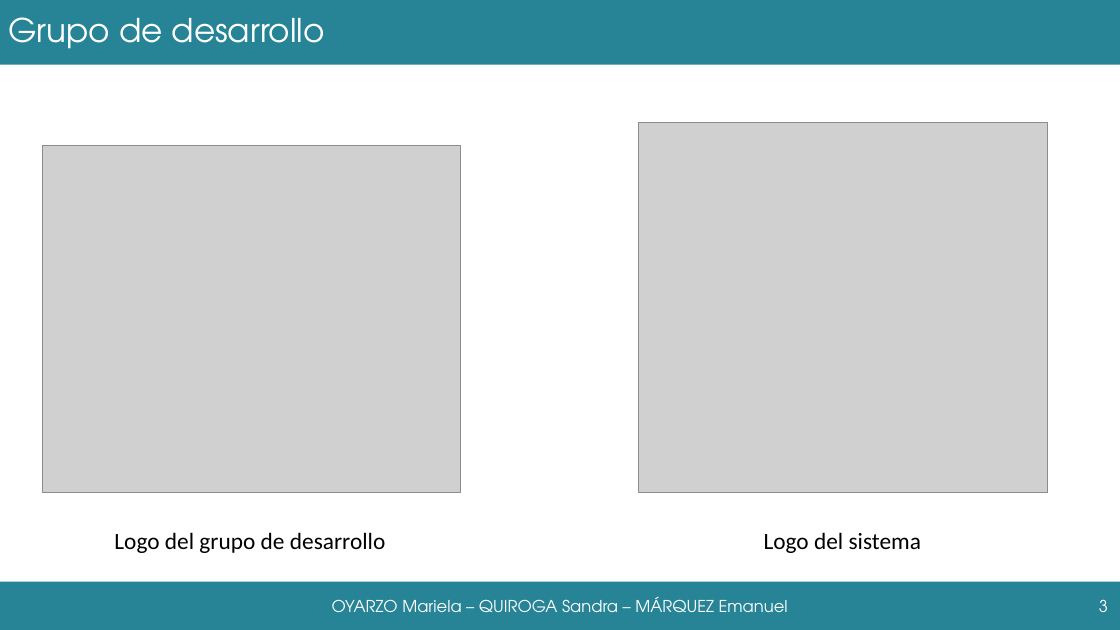
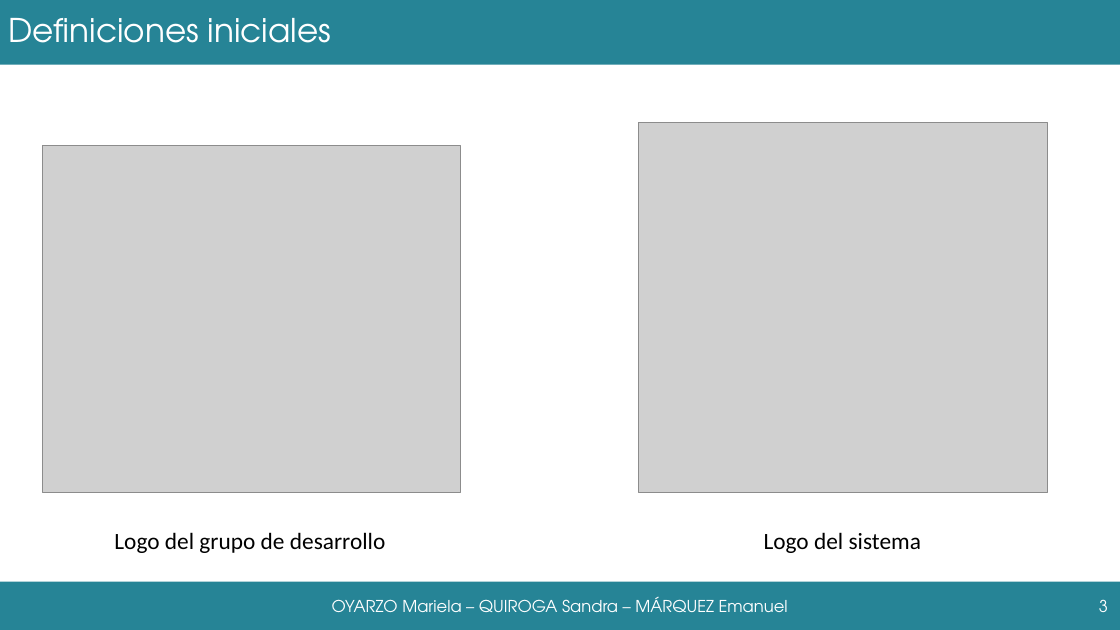
Before and after one commit to grupoyenu/yenu, a slide deck: slide 3 of 08. Presentaciones/Presentación 11.pptx. Drawn at 1120x630 pixels with LibreOffice and Linux fonts; fonts in the diff are those of the drawing; grey boxes stand for pictures; background and template pictures are left out. Boxes give left, top, right and bottom in pixels: in the first picture for what was removed or moved away, otherwise in the second. Text is boxed around its words. In the diff, an @@ line names an element or a change of style, - is before the commit and + after.

```diff
--- a/08. Presentaciones/Presentación 11.pptx
+++ b/08. Presentaciones/Presentación 11.pptx
@@ title at [8,18,331,43]: text changed @@
-Grupo de desarrollo
+Definiciones iniciales
```
Also in this commit, not shown: 1 other slide changed.
